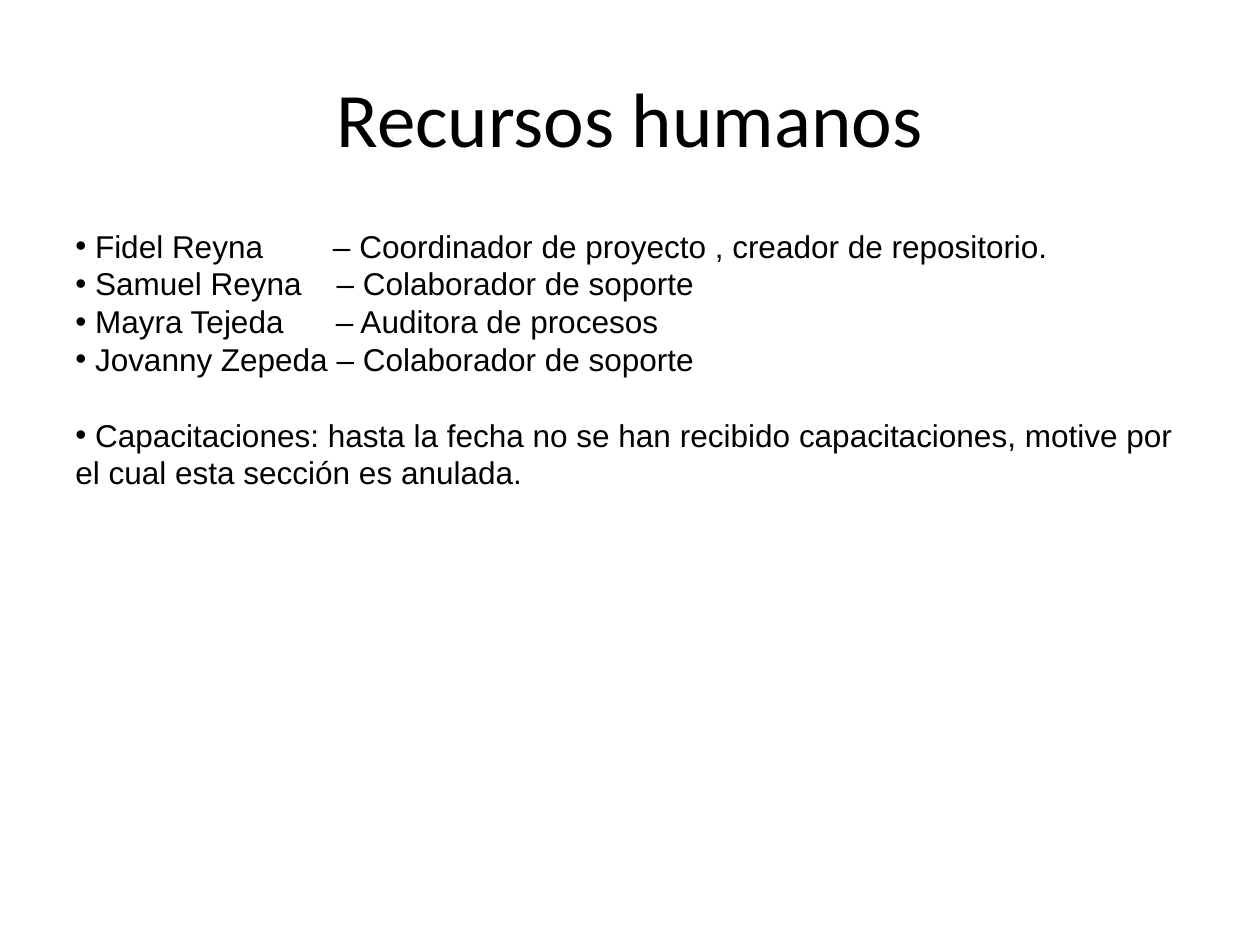
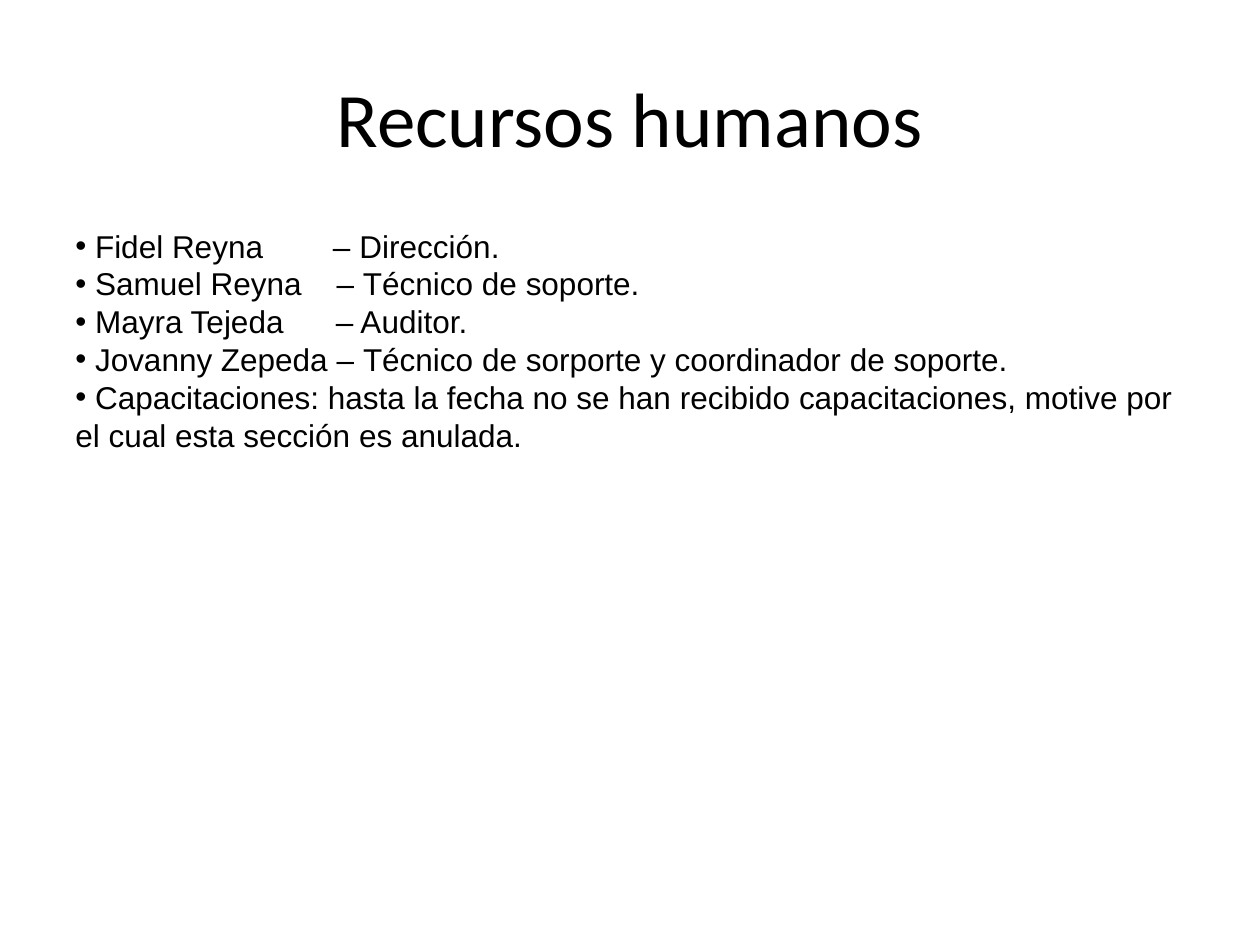
Before and after one commit to jovannyzepeda/qtp, a slide deck: slide 3 of qualtcom/Organizacional/Medicion y Monitoreo/Reporte Monitoreo-150227.pptx. Drawn at 1260x945 pixels with LibreOffice and Linux fonts; fonts in the diff are those of the drawing; background and template pictures are left out. Boxes give left, top, right and bottom in pixels: in the first picture for what was removed or moved away, otherwise in the second. Text is boxed around its words. In the diff, an @@ line names an element or a change of style, - is before the commit and + after.

Commit message:
Reportes de monitoreo por auditoria mayo

```diff
--- a/qualtcom/Organizacional/Medicion y Monitoreo/Reporte Monitoreo-150227.pptx
+++ b/qualtcom/Organizacional/Medicion y Monitoreo/Reporte Monitoreo-150227.pptx
@@ text at <box>95,234,1008,377</box>: text changed @@
-• Fidel Reyna – Coordinador de proyecto , creador de repositorio.
-• Samuel Reyna – Colaborador de soporte
-• Mayra Tejeda – Auditora de procesos
-• Jovanny Zepeda – Colaborador de soporte
+• Fidel Reyna – Dirección.
+• Samuel Reyna – Técnico de soporte.
+• Mayra Tejeda – Auditor.
+• Jovanny Zepeda – Técnico de sorporte y coordinador de soporte.
```
Also in this commit, not shown: 4 other slides changed, 6 other files.
